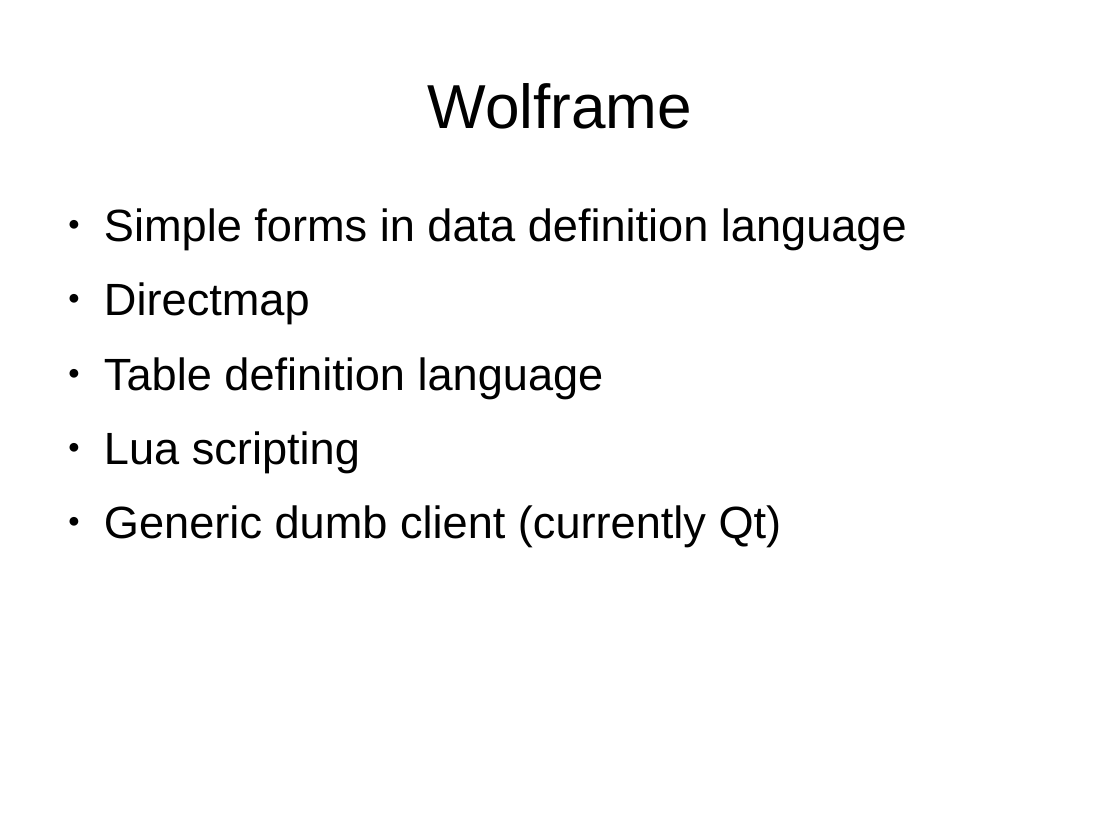
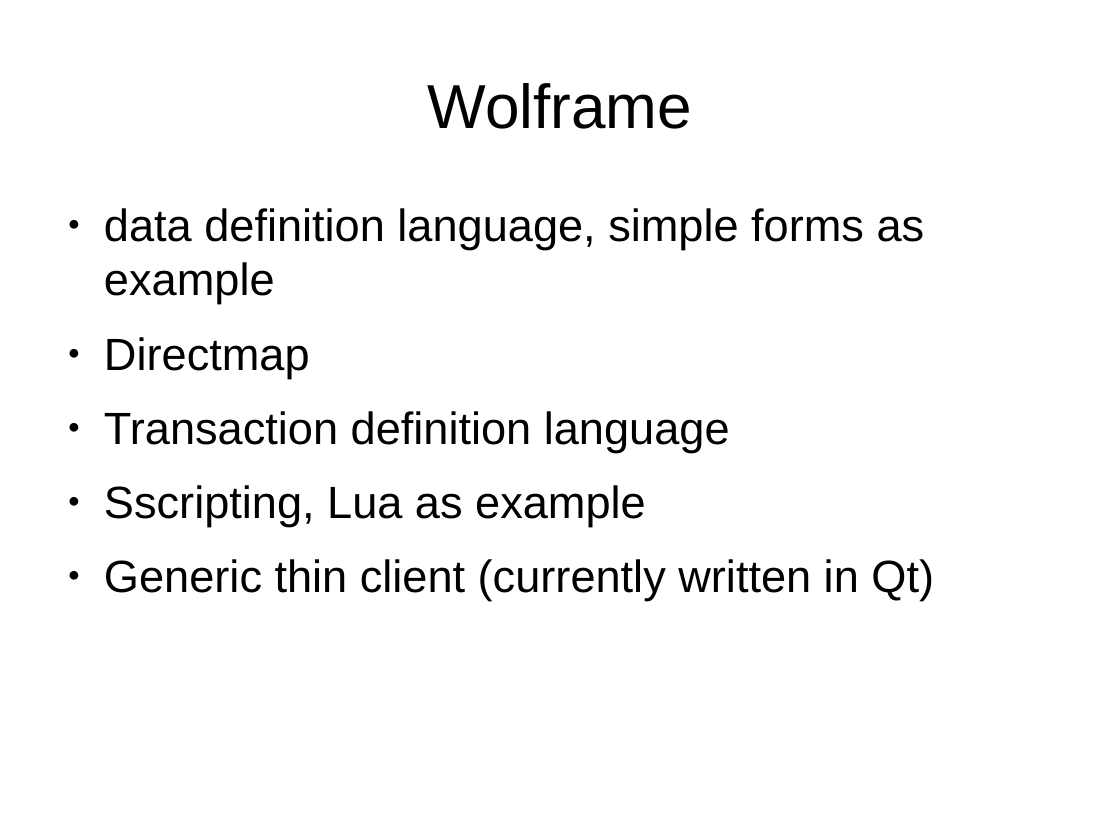
Before and after one commit to Wolframe/Wolframe, a slide deck: slide 3 of examples/tutorial/doc/tutorial.odp. Drawn at 1120x840 pixels with LibreOffice and Linux fonts; fonts in the diff are those of the drawing. Boxes give left, top, right and bottom in pixels: in the first picture for what was removed or moved away, otherwise in the second. Text is boxed around its words. In the diff, an @@ line names an element or a change of style, - is before the commit and + after.

```diff
--- a/examples/tutorial/doc/tutorial.odp
+++ b/examples/tutorial/doc/tutorial.odp
@@ text at (104,208,925,304): text changed @@
-● Simple forms in data definition language
+● data definition language, simple forms as example
@@ text at (104,411,934,601): text changed @@
-● Table definition language
-● Lua scripting
-● Generic dumb client (currently Qt)
+● Transaction definition language
+● Sscripting, Lua as example
+● Generic thin client (currently written in Qt)
```
Also in this commit, not shown: 6 other slides changed.
